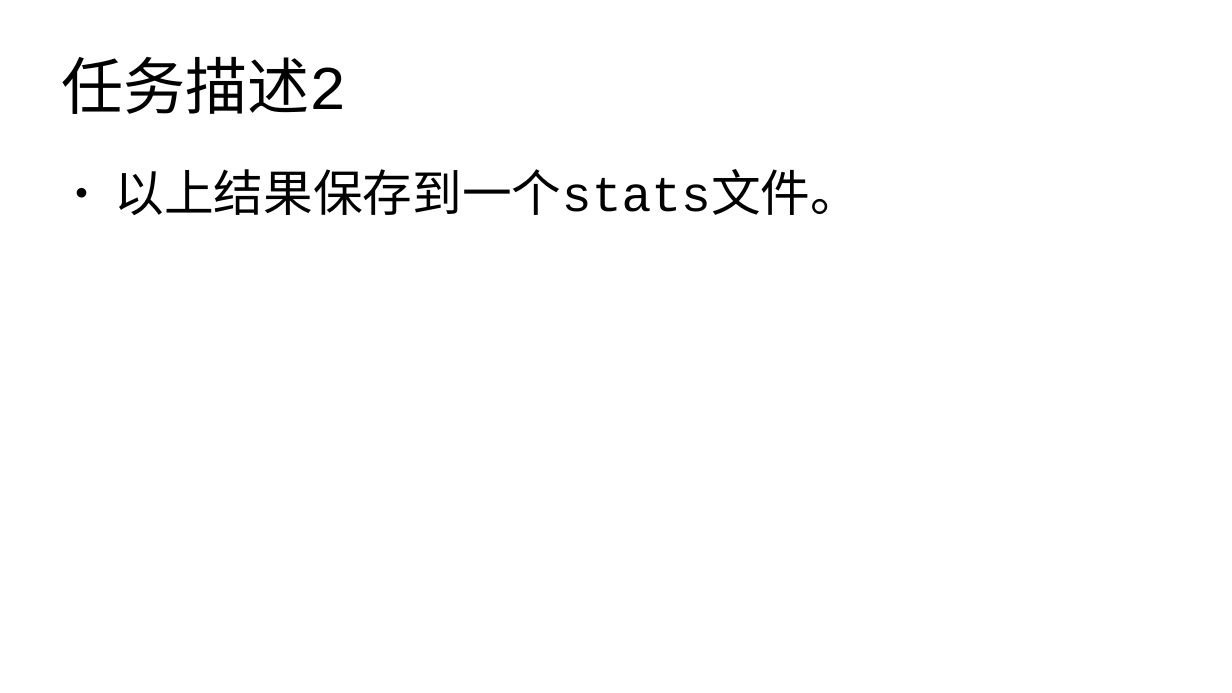
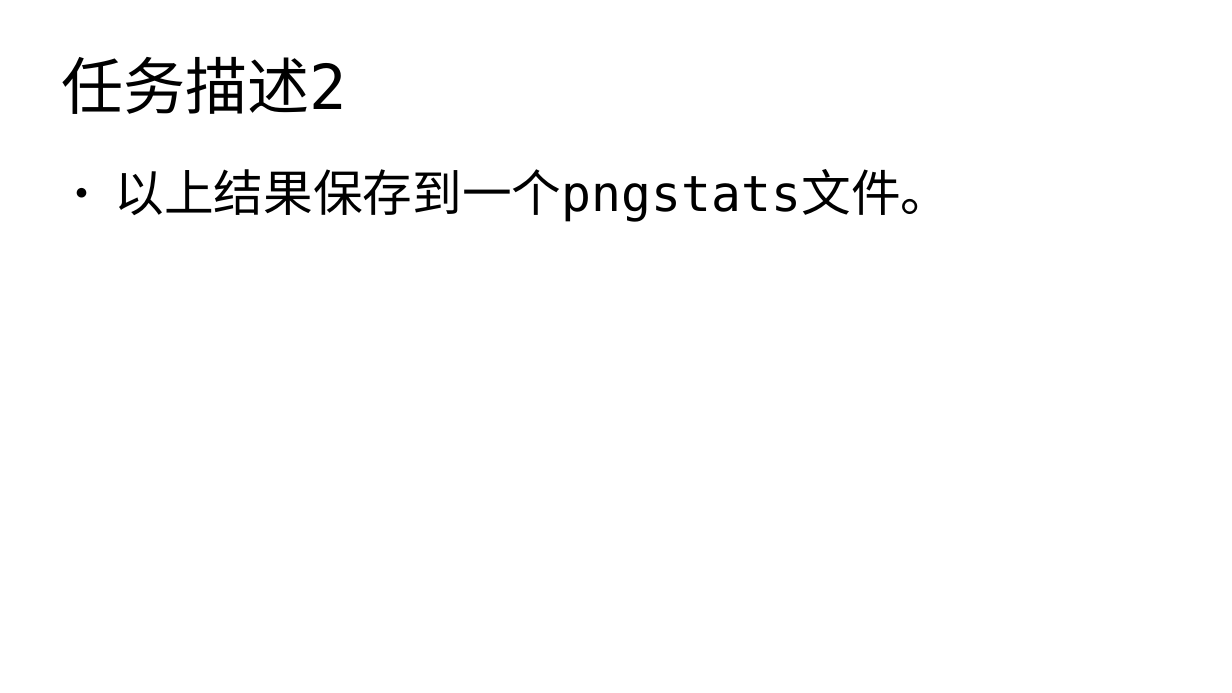
Before and after one commit to master-genius/linux-system, a slide deck: slide 4 of task/task03.odp. Drawn at 1232x693 pixels with LibreOffice and Linux fonts; fonts in the diff are those of the drawing. Boxes give left, top, right and bottom in pixels: in the first picture for what was removed or moved away, otherwise in the second. Text is boxed around its words. In the diff, an @@ line names an element or a change of style, - is before the commit and + after.

```diff
--- a/task/task03.odp
+++ b/task/task03.odp
@@ title "任务描述2" at bbox=[62, 57, 347, 114]: font Courier New to DejaVu Sans Mono @@
@@ text at bbox=[114, 169, 950, 222]: text changed; font Courier New to DejaVu Sans Mono @@
-● 以上结果保存到一个stats文件。
+● 以上结果保存到一个pngstats文件。
```
Also in this commit, not shown: 7 other slides changed, 5 other files.
